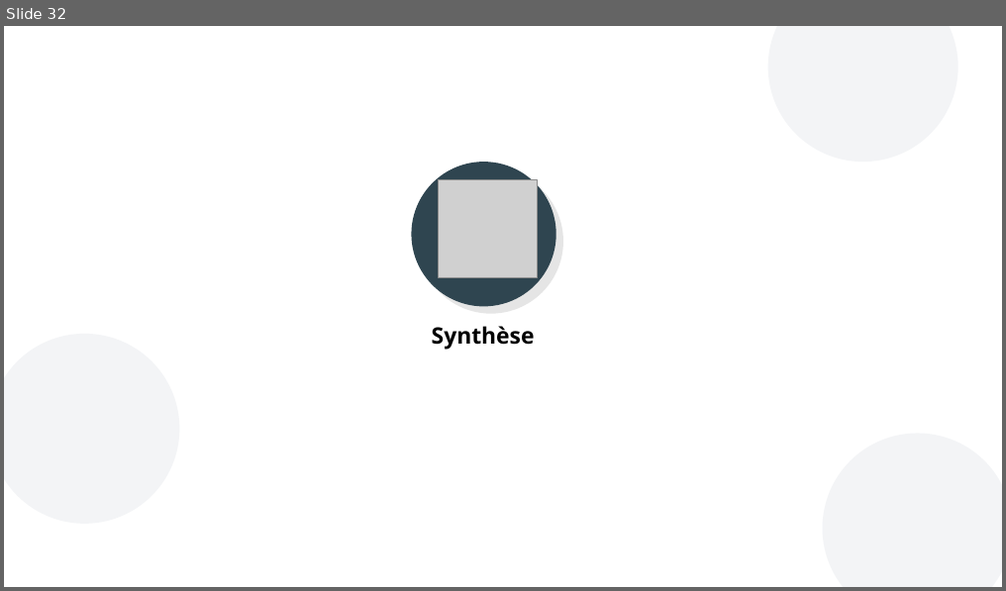
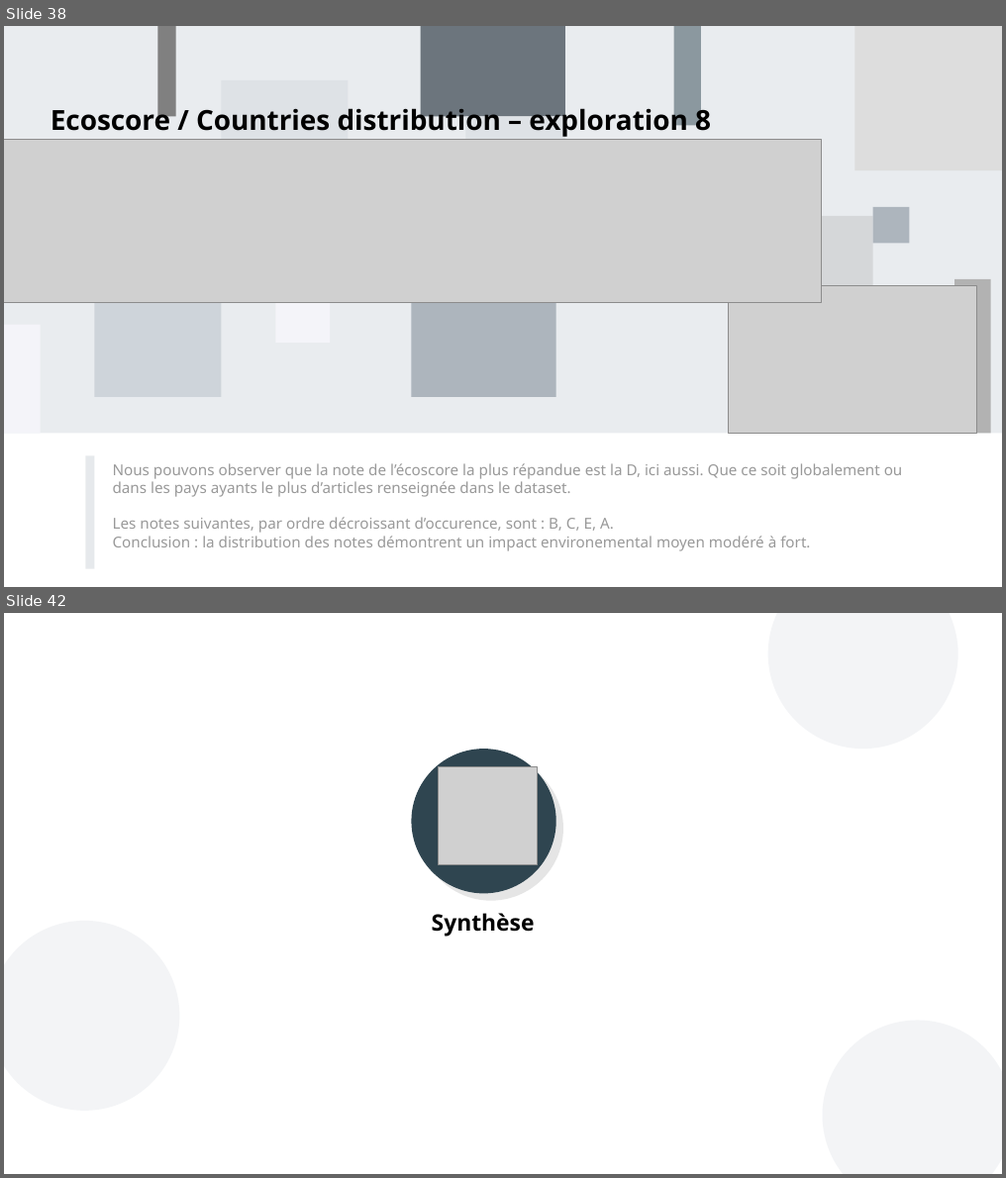
Before and after one commit to curiousmindflow/oc-ml-p2, a slide deck: report/P2_01_presentation.odp. Shown one above the other, each under a label of ours: slide 32 before the commit, slides 38 and 42 after it; the slides between them are not shown. The pictures are 1006x591 and 1006x1178 pixels, drawn with LibreOffice and Linux fonts; fonts in the diff are those of the drawing; grey boxes stand for pictures; background and template pictures are left out. Boxes give left, top, right and bottom in pixels: in the first picture for what was removed or moved away, otherwise in the second. Text is boxed around its words. In the diff, an @@ line names an element or a change of style, - is before the commit and + after.

```diff
--- a/report/P2_01_presentation.odp
+++ b/report/P2_01_presentation.odp
@@ slide 38 added at box(4, 26, 1002, 587), background #FFFFFF @@
@@ title added at box(51, 103, 711, 137), 22 pt, text #000000, bold @@
+Ecoscore / Countries distribution – exploration 8
@@ picture added at box(4, 139, 821, 303) @@
@@ group added at box(4, 26, 1002, 434): 15 rectangles @@
@@ picture added at box(729, 286, 977, 434) @@
@@ rectangle added at box(85, 456, 94, 570), fill #CED4DA at 50% opacity @@
@@ text added at box(113, 464, 903, 552), 12 pt, text #999999 @@
+Nous pouvons observer que la note de l’écoscore la plus répandue est la D, ici aussi. Que ce soit globalement ou dans les pays ayants le plus d’articles renseignée dans le dataset.
+Les notes suivantes, par ordre décroissant d’occurence, sont : B, C, E, A.
+Conclusion : la distribution des notes démontrent un impact environemental moyen modéré à fort.
@@ what was slide 32 is now slide 42 @@
```
Also in this commit, not shown: 3 slides changed, 16 other slides added, 5 slides removed, 19 other files.
